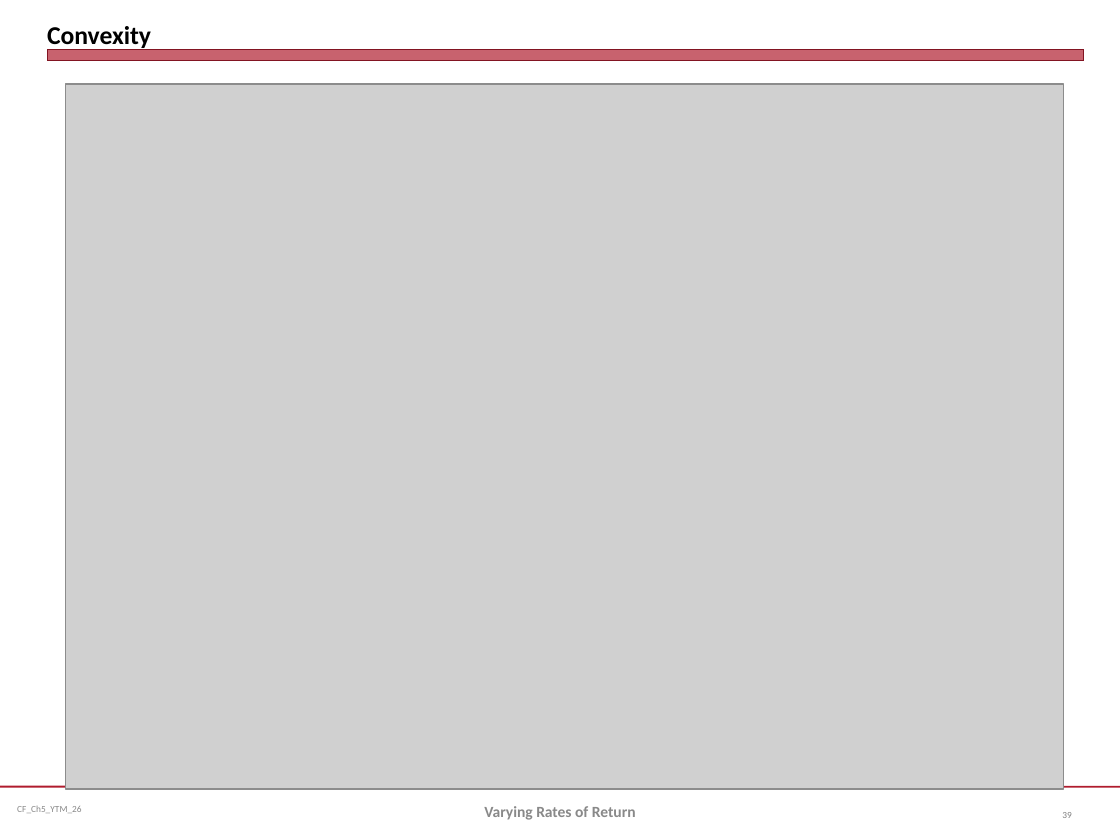
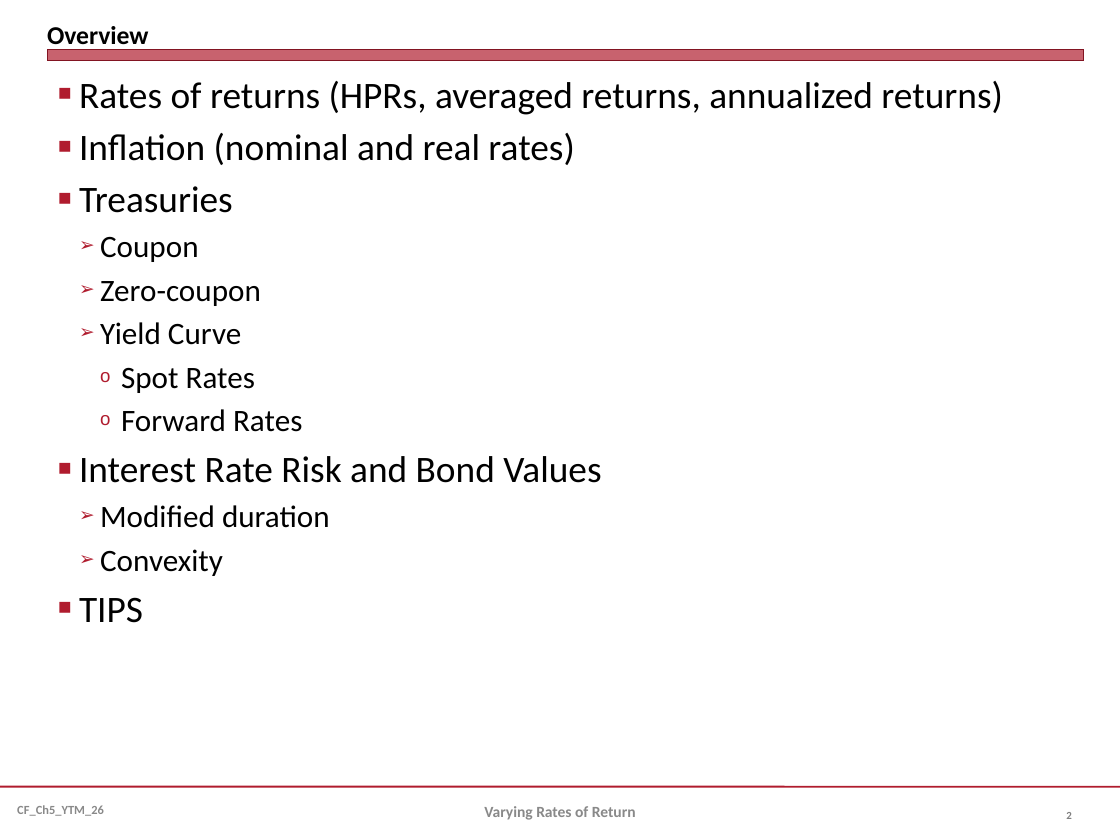
Before and after one commit to jmc877/Corporate-Finance, a slide deck: slide 2 of slides/CF_Ch5_YTM_26.pptx (slide 39 before the commit). Drawn at 1120x840 pixels with LibreOffice and Linux fonts; fonts in the diff are those of the drawing; grey boxes stand for pictures. Boxes give left, top, right and bottom in pixels: in the first picture for what was removed or moved away, otherwise in the second. Text is boxed around its words. In the diff, an @@ line names an element or a change of style, - is before the commit and + after.

```diff
--- a/slides/CF_Ch5_YTM_26.pptx
+++ b/slides/CF_Ch5_YTM_26.pptx
@@ title at bbox=[47, 26, 148, 50]: text changed @@
-Convexity
+Overview
@@ picture removed at bbox=[65, 84, 1064, 790] @@
@@ text added at bbox=[79, 81, 1003, 623], 24 pt, text #000000 @@
+■ Rates of returns (HPRs, averaged returns, annualized returns)
+■ Inflation (nominal and real rates)
+■ Treasuries
+  ➢ Coupon
+  ➢ Zero-coupon
+  ➢ Yield Curve
+    o Spot Rates
+    o Forward Rates
+■ Interest Rate Risk and Bond Values
+  ➢ Modified duration
+  ➢ Convexity
+■ TIPS
@@ text "CF_Ch5_YTM_26" at bbox=[17, 805, 104, 816]: size 6 to 8 pt, bold on @@
@@ page number at bbox=[1066, 812, 1072, 819]: text changed; size 6 to 7 pt; bold on @@
-39
+2
```
Also in this commit, not shown: 40 other slides changed, 2 slides added, 4 slides removed, 4 other files.
